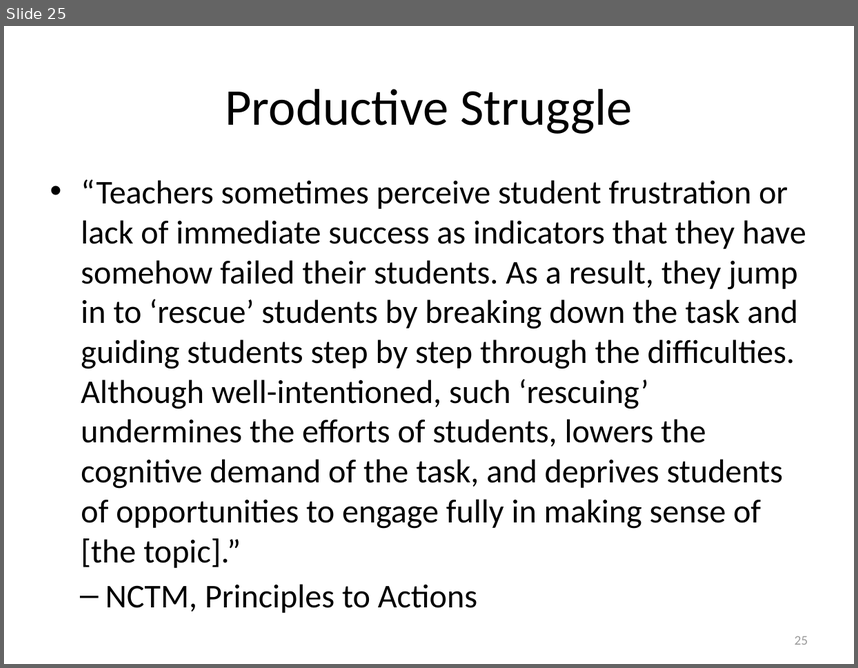
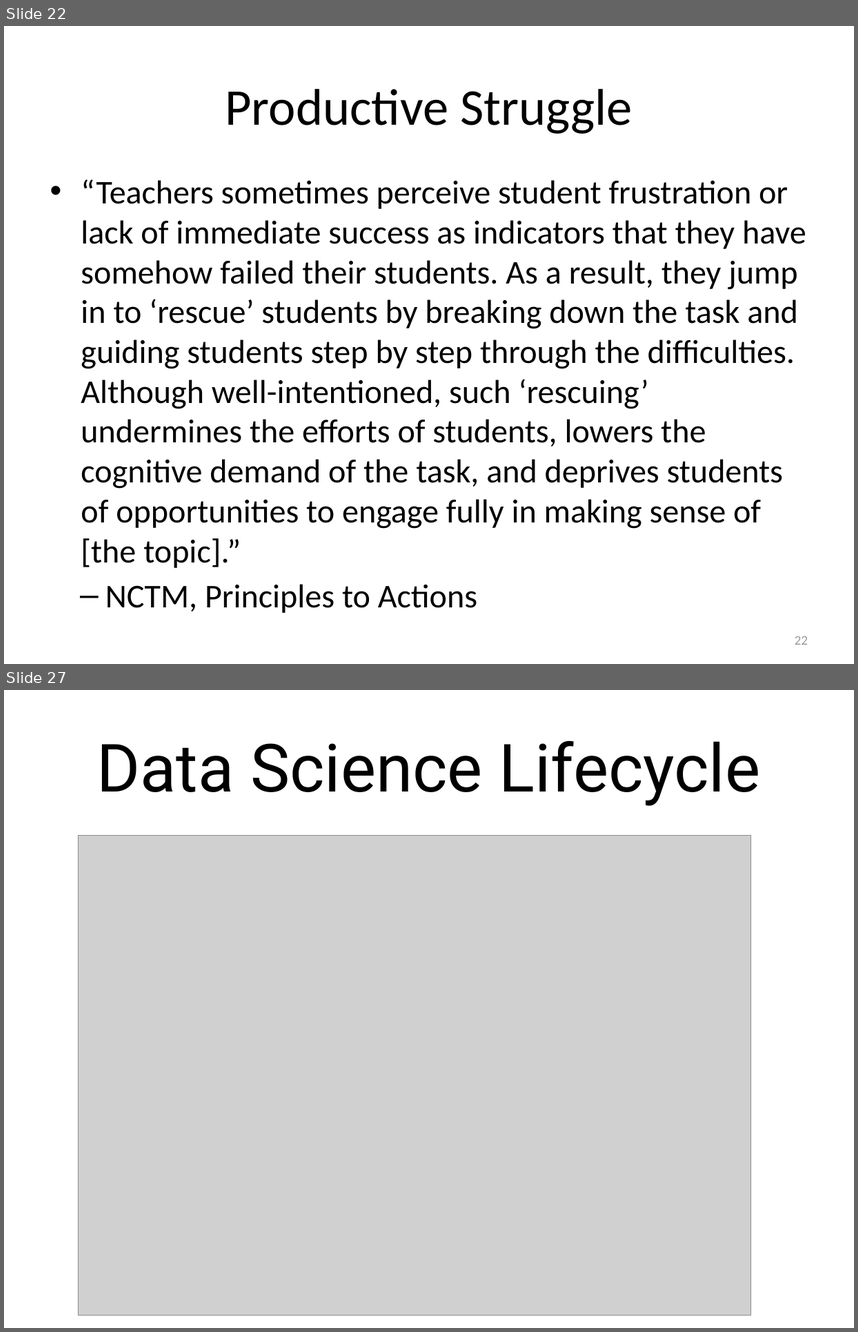
Before and after one commit to j-ales/PN4106_2026_27, a slide deck: slides/PS4106_lecture1_Intro.pptx. Shown one above the other, each under a label of ours: slide 25 before the commit, slides 22 and 27 after it; the slides between them are not shown. The pictures are 858x668 and 858x1332 pixels, drawn with LibreOffice and Linux fonts; fonts in the diff are those of the drawing; grey boxes stand for pictures. Boxes give left, top, right and bottom in pixels: in the first picture for what was removed or moved away, otherwise in the second. Text is boxed around its words. In the diff, an @@ line names an element or a change of style, - is before the commit and + after.

```diff
--- a/slides/PS4106_lecture1_Intro.pptx
+++ b/slides/PS4106_lecture1_Intro.pptx
@@ slide 27 added at box(4, 690, 854, 1328), background #FFFFFF @@
@@ text added at box(97, 741, 761, 806), 80 pt, text #000000 @@
+Data Science Lifecycle
@@ picture added at box(78, 836, 751, 1314) @@
@@ what was slide 25 is now slide 22 @@
@@ page number at box(795, 635, 808, 644): text changed @@
-25
+22
```
Also in this commit, not shown: 3 slides changed, 5 other slides added, 3 slides removed, 3 other files.
